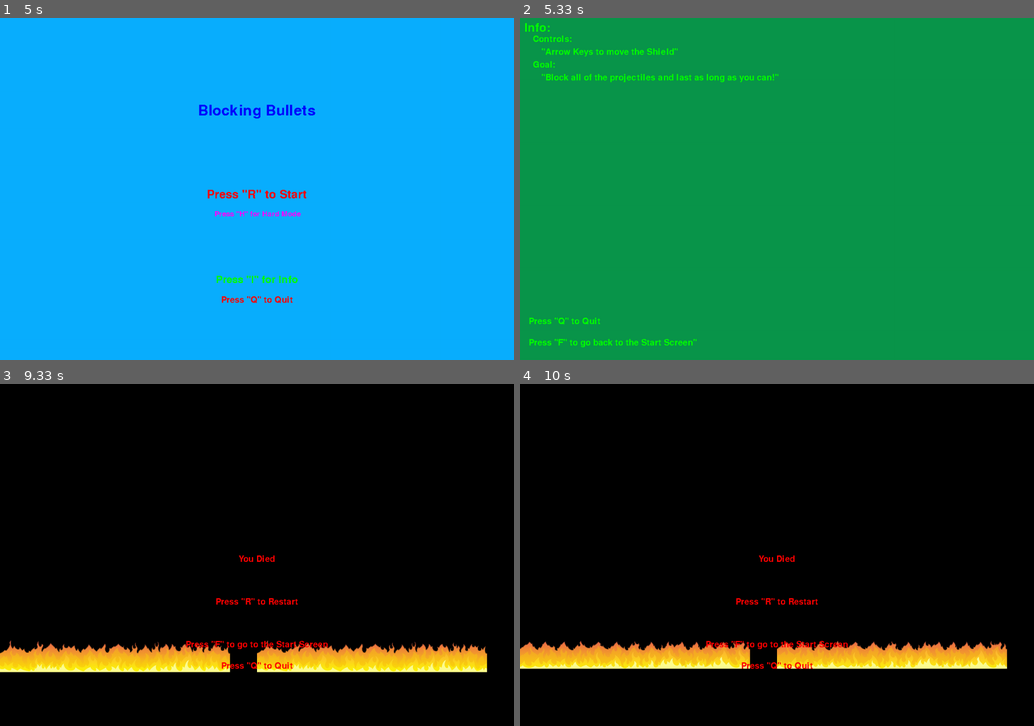
Above: before the commit, frames 1-4 (two rows, left to right).
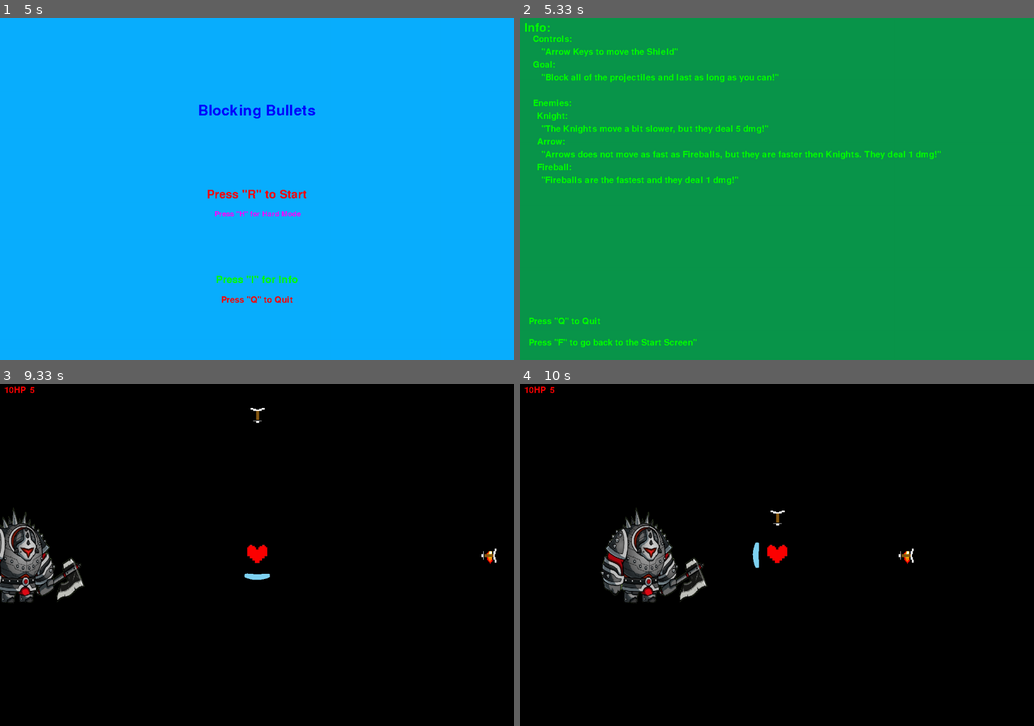
Above: after the commit, the same moments.

Repository: Jonserino/PyGame-Bullet-Hell
Game: pygame game, started from Main2.py
The game is run twice, just before and just after one commit, with the same random seed, the same clock (stepped at 60 frames per second) and the same inputs.
Inputs:
- Up to frame 1 (5 s): hold H 0.33-0.8 s; tap R at 0.83 s; hold Right 1.17-1.63 s; hold Up 1.67-1.97 s; hold Right 2-2.47 s; hold Left 2.5-3.03 s; hold Down 3.07-3.37 s; hold Left 3.4-3.8 s; hold Up 3.83-4.2 s; hold Right 4.23-4.87 s; tap F at 4.9 s
- Up to frame 2 (5.33 s): tap I at 5.23 s
- Up to frame 3 (9.33 s): tap F at 5.57 s; hold H 5.9-6.27 s; hold Down 6.3-6.67 s; hold Left 6.7-7.17 s; hold Right 7.2-7.67 s; hold Up 7.7-8 s; hold Right 8.03-8.5 s; hold Left 8.53-9.07 s; hold H from 9.1 s (still down); hold Down from 9.1 s (still down)
- Up to frame 4 (10 s): release H at 9.4 s; release Down at 9.4 s; hold Left from 9.77 s (still down)

Frame 1 is identical in both runs. In frame 2, 1.7% of the frame differs, in the area x 2-82%, y 23-49%; in frame 3, 9.5%; in frame 4, 9.6%, in the area x 0-95%, y 0-84%.

Commit message:
More Info
More information in the Info

Diff:
--- a/Main2.py
+++ b/Main2.py
@@ -38,15 +38,21 @@
 
     def new(self):
         self.all_sprites = pg.sprite.Group()
+
+        '''
         self.moving_sprites = pg.sprite.Group()
+        self.firewall1 = Firewall(self, 600, 800)
+        self.firewall2 = Firewall(self, 0, 800)
+        self.firewall3 = Firewall(self, 1200, 800)
+        self.moving_sprites.add(self.firewall1)
+        self.moving_sprites.add(self.firewall2)
+        self.moving_sprites.add(self.firewall3)
+        '''
 
         self.enemies = pg.sprite.Group()
         self.arrows = pg.sprite.Group()
         self.fireballs = pg.sprite.Group()
-
-        self.firewall = pg.sprite.Group()
-        self.all_sprites.add(self.firewall)
-        self.moving_sprites.add(self.firewall)
+        self.firewalls = pg.sprite.Group()
 
         self.my_player = Player()
         self.all_sprites.add(self.my_player)
@@ -65,11 +71,15 @@
     def newhard(self):
         self.all_sprites = pg.sprite.Group()
 
+        '''
         self.moving_sprites = pg.sprite.Group()
         self.firewall1 = Firewall(self, 600, 800)
         self.firewall2 = Firewall(self, 0, 800)
         self.firewall3 = Firewall(self, 1200, 800)
-        self.moving_sprites.add(self.firewall1, self.firewall2, self.firewall3)
+        self.moving_sprites.add(self.firewall1)
+        self.moving_sprites.add(self.firewall2)
+        self.moving_sprites.add(self.firewall3)
+        '''
 
         self.enemies = pg.sprite.Group()
         self.arrows = pg.sprite.Group()
@@ -261,14 +271,39 @@
             self.text_arrows = self.comic_sans30.render('"Arrow Keys to move the Shield"', False, green)
             self.text_goal = self.comic_sans30.render('Goal:', False, green)
             self.text_topic = self.comic_sans30.render('"Block all of the projectiles and last as long as you can!"', False, green)
+            self.text_enemies = self.comic_sans30.render('Enemies:', False, green)
+            self.text_knight = self.comic_sans30.render('Knight:', False, green)
+            self.text_knight_info = self.comic_sans30.render('"The Knights move a bit slower, but they deal 5 dmg!"', False, green)
+            self.text_arrow = self.comic_sans30.render('Arrow:', False, green)
+            self.text_arrow_info = self.comic_sans30.render('"Arrows does not move as fast as Fireballs, but they are faster then Knights. They deal 1 dmg!"', False, green)
+            self.text_fireball = self.comic_sans30.render('Fireball:', False, green)
+            self.text_fireball_info = self.comic_sans30.render('"Fireballs are the fastest and they deal 1 dmg!"', False, green)
             self.text_back = self.comic_sans30.render('Press "F" to go back to the Start Screen"', False, green)
             self.text_quit = self.comic_sans30.render('Press "Q" to Quit', False, green)
 
             self.screen.blit(self.text_info, (10, 10))
+
+
             self.screen.blit(self.text_controls, (30, 40))
             self.screen.blit(self.text_arrows, (50, 70))
+
+
             self.screen.blit(self.text_goal, (30, 100))
             self.screen.blit(self.text_topic, (50, 130))
+
+
+            self.screen.blit(self.text_enemies, (30, 190))
+
+            self.screen.blit(self.text_knight, (40, 220))
+            self.screen.blit(self.text_knight_info, (50, 250))
+
+            self.screen.blit(self.text_arrow , (40, 280))
+            self.screen.blit(self.text_arrow_info, (50, 310))
+
+            self.screen.blit(self.text_fireball, (40, 340))
+            self.screen.blit(self.text_fireball_info, (50, 370))
+
+
             self.screen.blit(self.text_back, (20, 750))
             self.screen.blit(self.text_quit, (20, 700))
 
@@ -291,22 +326,29 @@
                         self.new()
 
                 if event.type == pg.KEYDOWN:
+                    if event.key == pg.K_h:
+                        self.newhard()
+
+
+                if event.type == pg.KEYDOWN:
                     if event.key == pg.K_f:
                         self.start_screen()
 
 
             self.screen.fill(black)
 
-            self.moving_sprites.draw(self.screen)
-            self.moving_sprites.update()
+            #self.moving_sprites.draw(self.screen)
+            #self.moving_sprites.update()
 
             self.text_you_died = self.comic_sans30.render('You Died', False, red)
-            self.text_restart = self.comic_sans30.render('Press "R" to Restart', False, red)
+            self.text_restart = self.comic_sans30.render('Press "R" for Normal Mode', False, red)
+            self.text_restart_hard = self.comic_sans30.render('Press "H" for Hard Mode', False, red)
             self.text_start = self.comic_sans30.render('Press "F" to go to the Start Screen', False, red)
             self.text_quit = self.comic_sans30.render('Press "Q" to Quit', False, red)
 
             self.screen.blit(self.text_you_died, ((width/2) - (self.text_you_died.get_width()/2) , 400))
             self.screen.blit(self.text_restart, ((width/2) - (self.text_restart.get_width()/2), 500))
+            self.screen.blit(self.text_restart_hard, ((width/2) - (self.text_restart_hard.get_width()/2), 550))
             self.screen.blit(self.text_start, ((width/2) - (self.text_start.get_width()/2), 600))
             self.screen.blit(self.text_quit, ((width/2) - (self.text_quit.get_width()/2), 650))
 
--- a/Sprites.py
+++ b/Sprites.py
@@ -152,8 +152,6 @@
         self.image_left = pg.transform.scale(self.image_right, (40, 35))
         self.image_right = pg.transform.scale(self.image_left, (40, 35))
         self.rect = self.image.get_rect()
-        self.pos = vec(600, 10)
-        self.rect.center = self.pos
         self.life = 2
         self.speed_x = self.game.difficulty + 2
         self.speed_y = self.game.difficulty + 2
@@ -165,6 +163,7 @@
         list = [vec(0,400),vec(600, 0),vec(1200, 400),vec(600, 800)]
 
         self.pos = list[randint(0,3)]
+        self.rect.center = self.pos
 
 
     def update(self):
@@ -255,6 +254,7 @@
 
         self.rect.center = self.pos
 
+'''
 class Firewall(pg.sprite.Sprite):
 
     def __init__(self, game, x ,y):
@@ -267,26 +267,31 @@
         self.current_sprite = 0
         self.image = self.sprites[self.current_sprite]
         self.image = pg.transform.scale(self.image, (1200, 400))
+        self.current_frame = 0   # lag denne variabelen for player spriten
+        self.last_update = 0
 
         self.rect = self.image.get_rect()
         self.rect.center = vec(x,y)
 
     def update(self):
+        self.animate()
+
         self.current_sprite += 1
 
         if self.current_sprite >= len(self.sprites):
             self.current_sprite = 0
 
+
+
+    def animate(self):
+        now = pg.time.get_ticks()
+
+        if now - self.last_update > 350:   # her sørger vi for at vi bytte bilde kun hver 350 tick, lavere tall animerer fortere
+            self.last_update = now
+            self.current_sprite = (self.current_sprite + 1) % len(self.sprites)
+            self.image = self.sprites[self.current_sprite]
+            self.rect = self.image.get_rect()
+
+
         self.image = self.sprites[self.current_sprite]
-
 '''
-class Grass(pg.sprite.Sprite):
-    def __init__(self, game):
-        pg.sprite.Sprite.__init__(self)
-        self.game = game
-        self.image = pg.fill.rectangle(10, 255, 175)
-        self.image = pg.transform.scale(self.image, (1200, 800))
-        self.rect = self.image.get_rect()
-        self.pos = vec(1200, 500)
-        self.rect.center = self.pos
-'''
